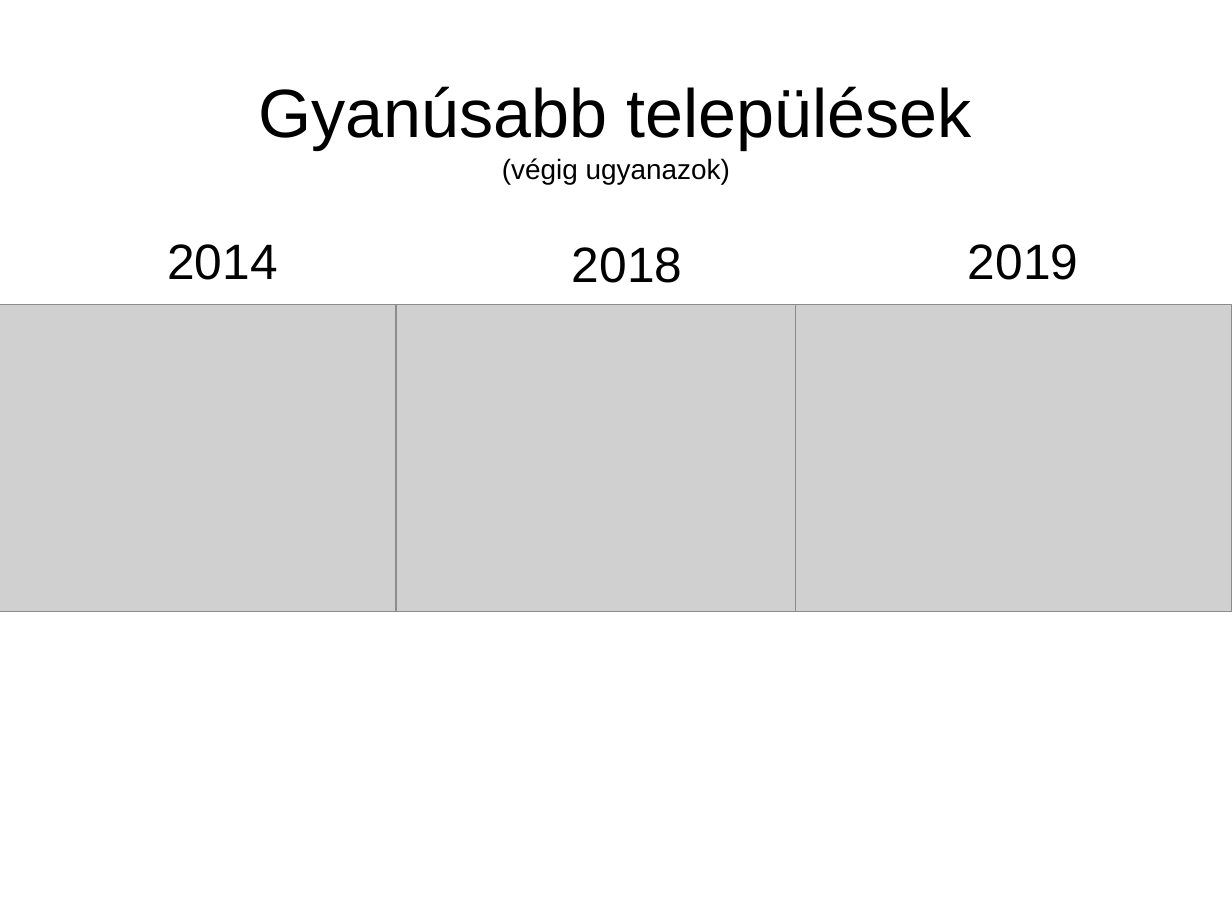
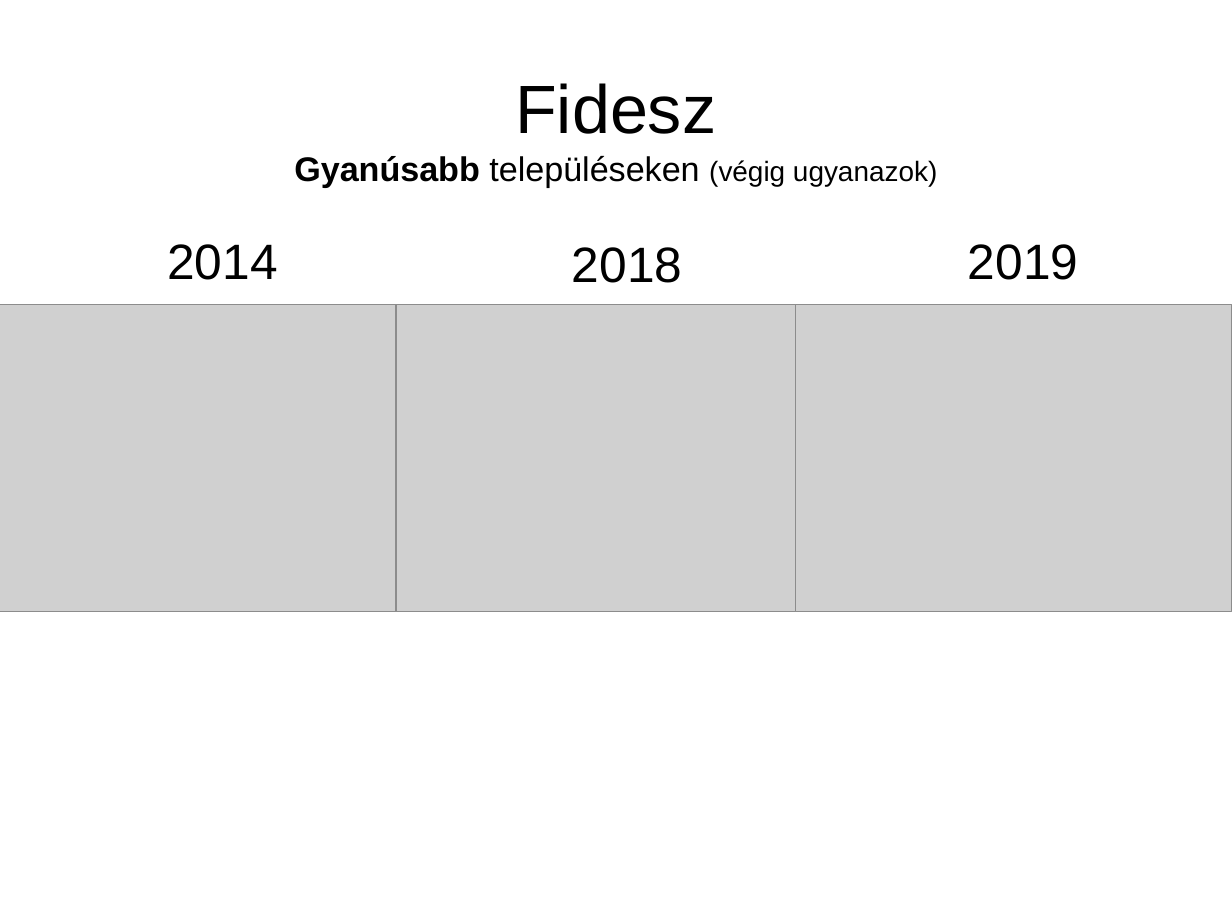
Before and after one commit to brezniczky/ep_elections_2019_hun, a slide deck: slide 8 of slides/hun/slides.odp (slide 9 before the commit). Drawn at 1232x924 pixels with LibreOffice and Linux fonts; fonts in the diff are those of the drawing; grey boxes stand for pictures. Boxes give left, top, right and bottom in pixels: in the first picture for what was removed or moved away, otherwise in the second. Text is boxed around its words. In the diff, an @@ line names an element or a change of style, - is before the commit and + after.

```diff
--- a/slides/hun/slides.odp
+++ b/slides/hun/slides.odp
@@ title at box(294, 83, 937, 188): text changed; size 44 to 22 pt @@
-Gyanúsabb települések
-(végig ugyanazok)
+Fidesz
+Gyanúsabb településeken (végig ugyanazok)
```
Also in this commit, not shown: 3 other slides changed, 12 slides added, 1 slide removed, 1 other file.
